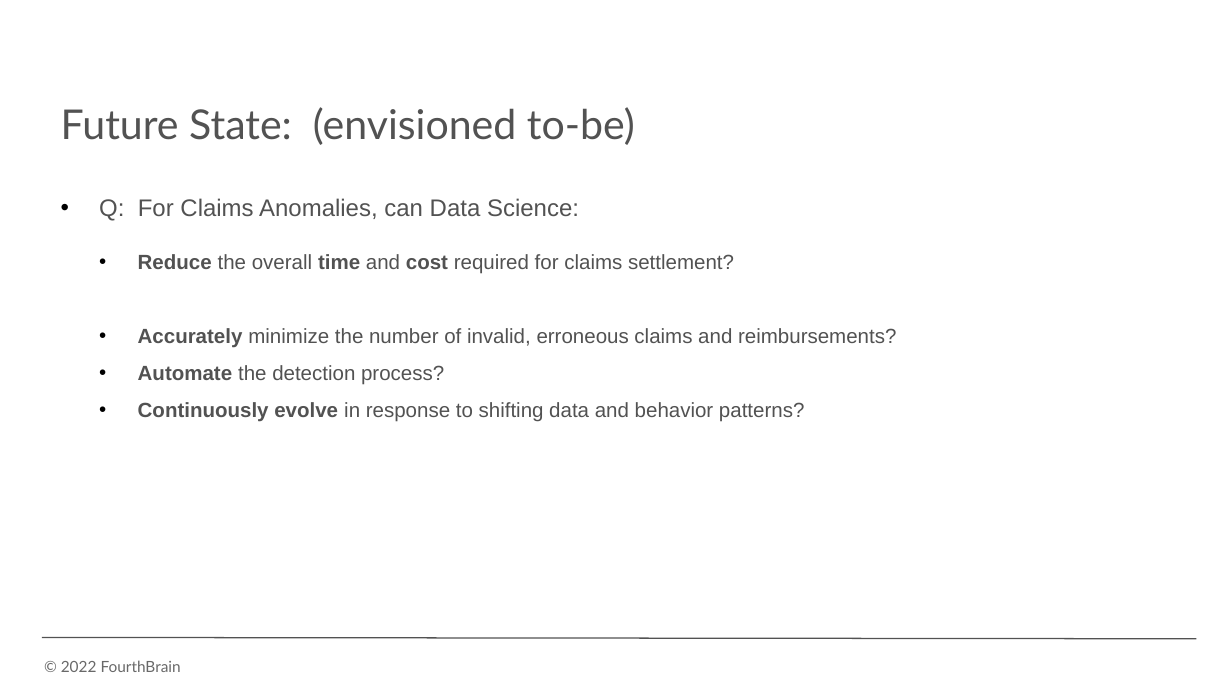
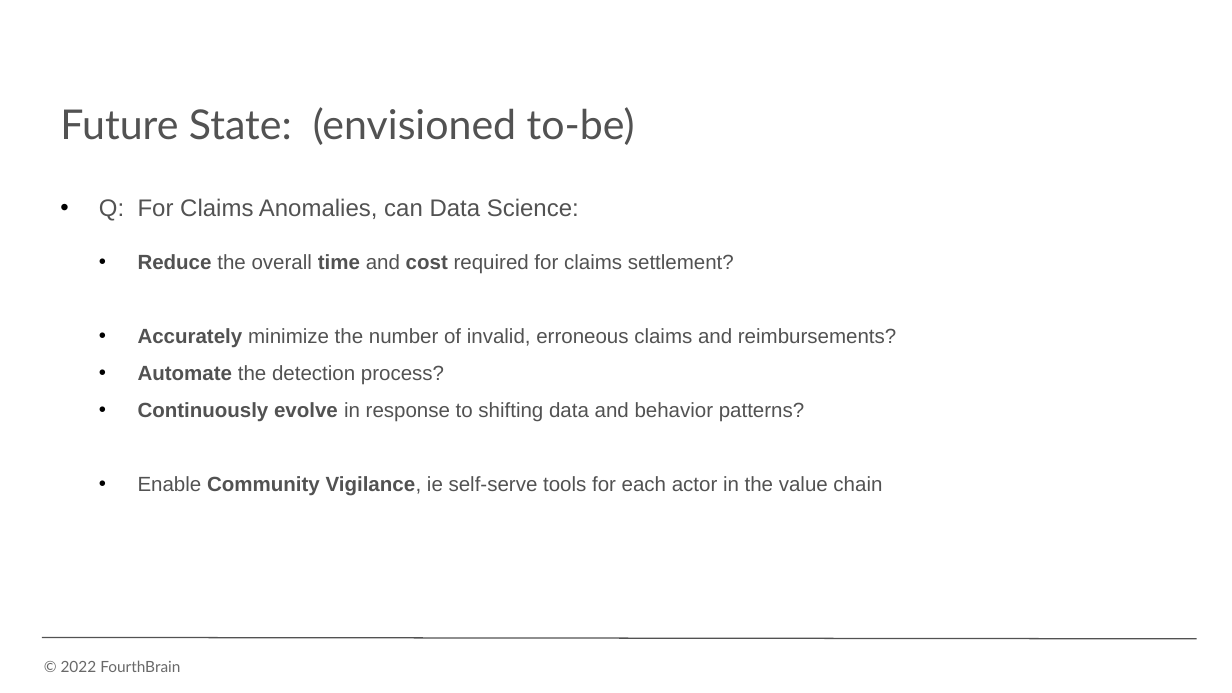
Before and after one commit to monika0603/MLE10-Capstone-Project, a slide deck: slide 8 of docs/presentation/CapstonePreso_HealthcareAnomaly.pptx. Drawn at 1232x693 pixels with LibreOffice and Linux fonts; fonts in the diff are those of the drawing; background and template pictures are left out. Boxes give left, top, right and bottom in pixels: in the first picture for what was removed or moved away, otherwise in the second. Text is boxed around its words. In the diff, an @@ line names an element or a change of style, - is before the commit and + after.

```diff
--- a/docs/presentation/CapstonePreso_HealthcareAnomaly.pptx
+++ b/docs/presentation/CapstonePreso_HealthcareAnomaly.pptx
@@ text at (60, 107, 896, 422): list level 3 to 1 in "Future State: (envisioned to-be)"; indent changed @@
@@ text at (138, 476, 882, 496): paragraph added @@
+• Enable Community Vigilance, ie self-serve tools for each actor in the value chain
```
Also in this commit, not shown: 25 other slides changed, 4 other files.
